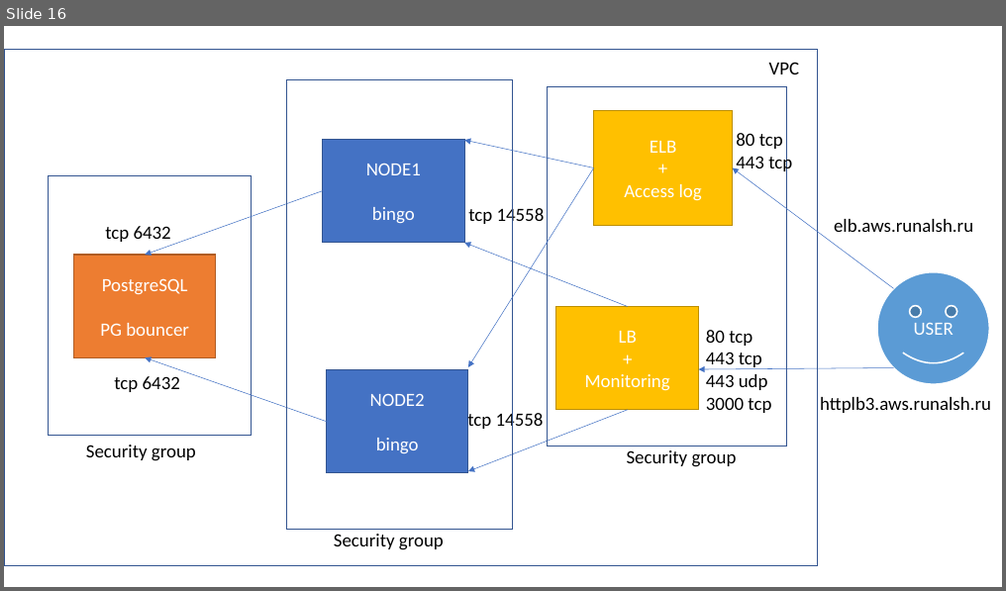
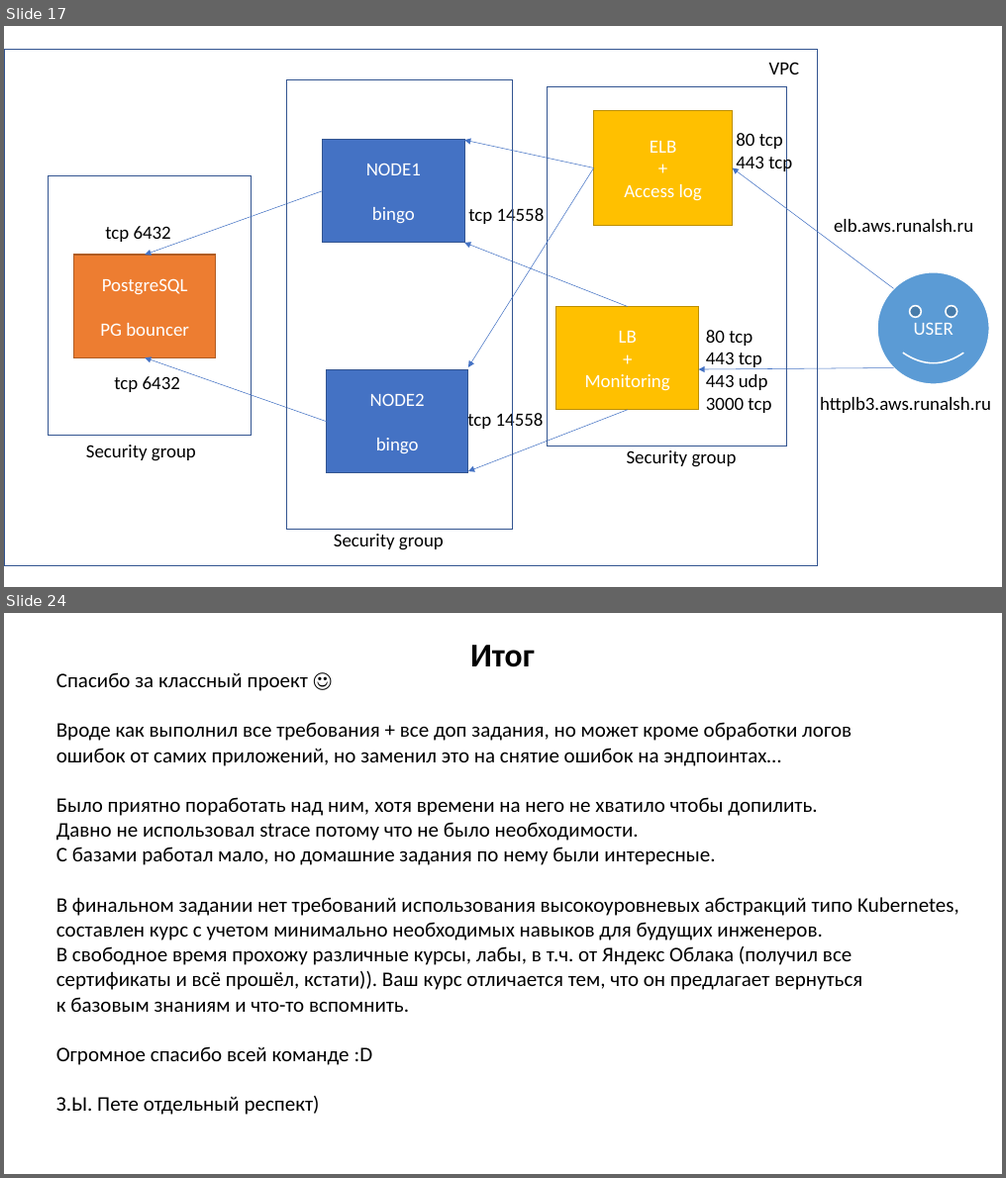
Before and after one commit to runalsh/yandex-young-devops-training, a slide deck: presentation.pptx. Shown one above the other, each under a label of ours: slide 16 before the commit, slides 17 and 24 after it; the slides between them are not shown. The pictures are 1006x591 and 1006x1178 pixels, drawn with LibreOffice and Linux fonts; fonts in the diff are those of the drawing. Boxes give left, top, right and bottom in pixels: in the first picture for what was removed or moved away, otherwise in the second. Text is boxed around its words. In the diff, an @@ line names an element or a change of style, - is before the commit and + after.

```diff
--- a/presentation.pptx
+++ b/presentation.pptx
@@ slide 24 added at [4,613,1002,1174], background #FFFFFF @@
@@ text added at [470,645,535,667], 32 pt, text #000000, bold @@
+Итог
@@ text added at [56,672,959,1115], 20 pt, text #000000 @@
+Спасибо за классный проект ☺
+Вроде как выполнил все требования + все доп задания, но может кроме обработки логов
+ошибок от самих приложений, но заменил это на снятие ошибок на эндпоинтах…
+Было приятно поработать над ним, хотя времени на него не хватило чтобы допилить.
+Давно не использовал strace потому что не было необходимости.
+С базами работал мало, но домашние задания по нему были интересные.
+В финальном задании нет требований иcпользования высокоуровневых абстракций типо Kubernetes,
+составлен курс с учетом минимально необходимых навыков для будущих инженеров.
+В свободное время прохожу различные курсы, лабы, в т.ч. от Яндекс Облака (получил все
+сертификаты и всё прошёл, кстати)). Ваш курс отличается тем, что он предлагает вернуться
+к базовым знаниям и что-то вспомнить.
+Огромное спасибо всей команде :D
+З.Ы. Пете отдельный респект)
@@ what was slide 16 is now slide 17 @@
```
Also in this commit, not shown: 1 slide changed, 7 other slides added, 4 slides removed, 19 other files.
